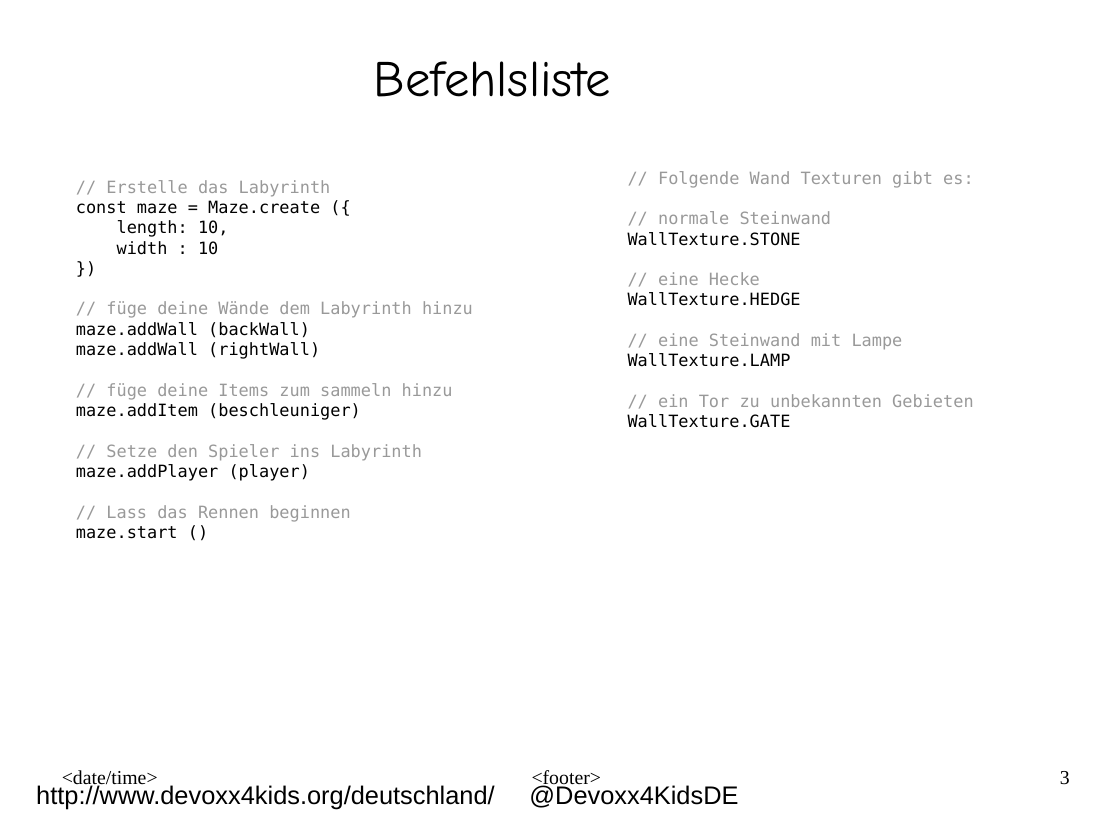
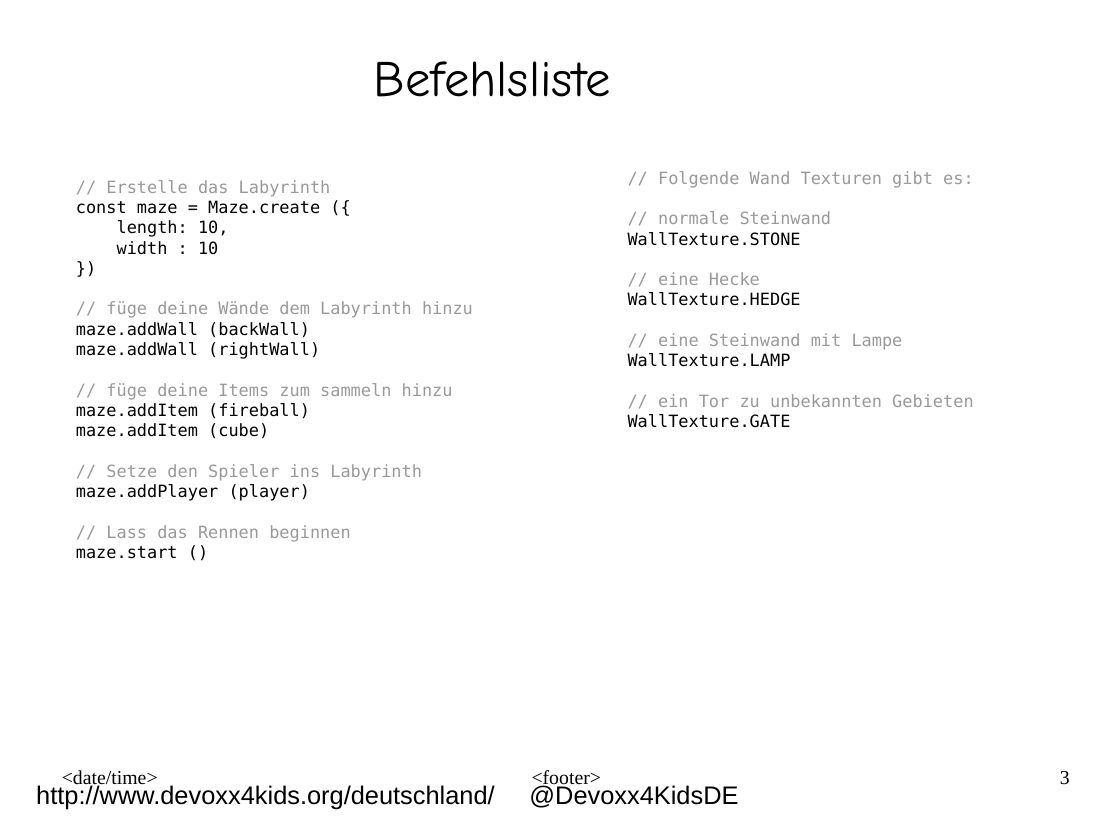
Before and after one commit to Devoxx4KidsDE/workshop-maze-vr, a slide deck: slide 3 of presentation/workshop-maze-vr_handout_ger.odp. Drawn at 1120x840 pixels with LibreOffice and Linux fonts; fonts in the diff are those of the drawing; background and template pictures are left out. Boxes give left, top, right and bottom in pixels: in the first picture for what was removed or moved away, otherwise in the second. Text is boxed around its words. In the diff, an @@ line names an element or a change of style, - is before the commit and + after.

```diff
--- a/presentation/workshop-maze-vr_handout_ger.odp
+++ b/presentation/workshop-maze-vr_handout_ger.odp
@@ text at bbox=[76, 403, 310, 439]: text changed @@
-maze.addItem (beschleuniger)
+maze.addItem (fireball)
+maze.addItem (cube)
```
Also in this commit, not shown: 1 other slide changed.
